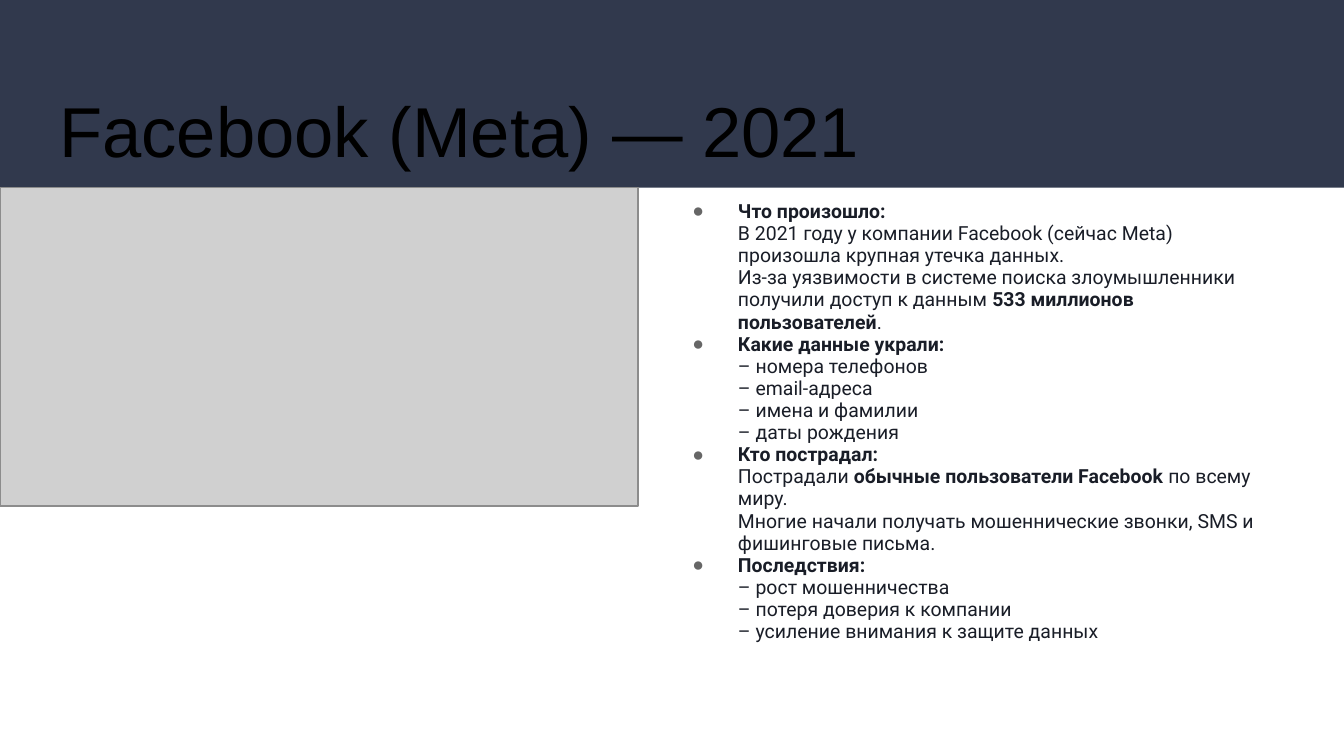
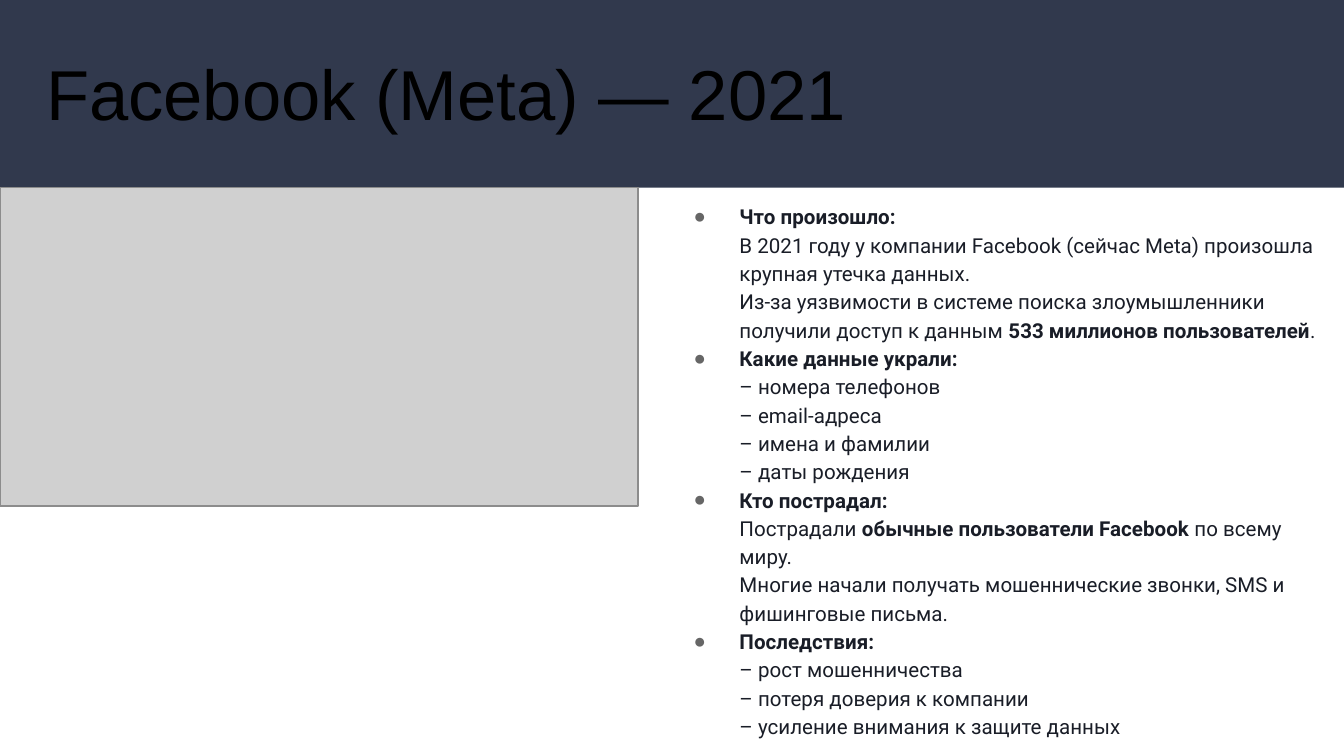
Before and after one commit to yryskeldisultanov939-commits/Introduction_to_CS_2025, a slide deck: slide 2 of Кейсы кибератак на компании.pptx. Drawn at 1344x756 pixels with LibreOffice and Linux fonts; fonts in the diff are those of the drawing; grey boxes stand for pictures. Boxes give left, top, right and bottom in pixels: in the first picture for what was removed or moved away, otherwise in the second. Text is boxed around its words. In the diff, an @@ line names an element or a change of style, - is before the commit and + after.

```diff
--- a/Кейсы кибератак на компании.pptx
+++ b/Кейсы кибератак на компании.pptx
@@ title "Facebook (Meta) — 2021": place and size @@
-title "Facebook (Meta) — 2021" at box(59, 106, 859, 171)
+title "Facebook (Meta) — 2021" at box(46, 69, 846, 133)
@@ text "Что произошло: В 2021 году ..." at box(739, 209, 1315, 739): size 10.4 to 11 pt; line spacing 0.95 to 1.15 @@
```
Also in this commit, not shown: 3 other slides changed.
